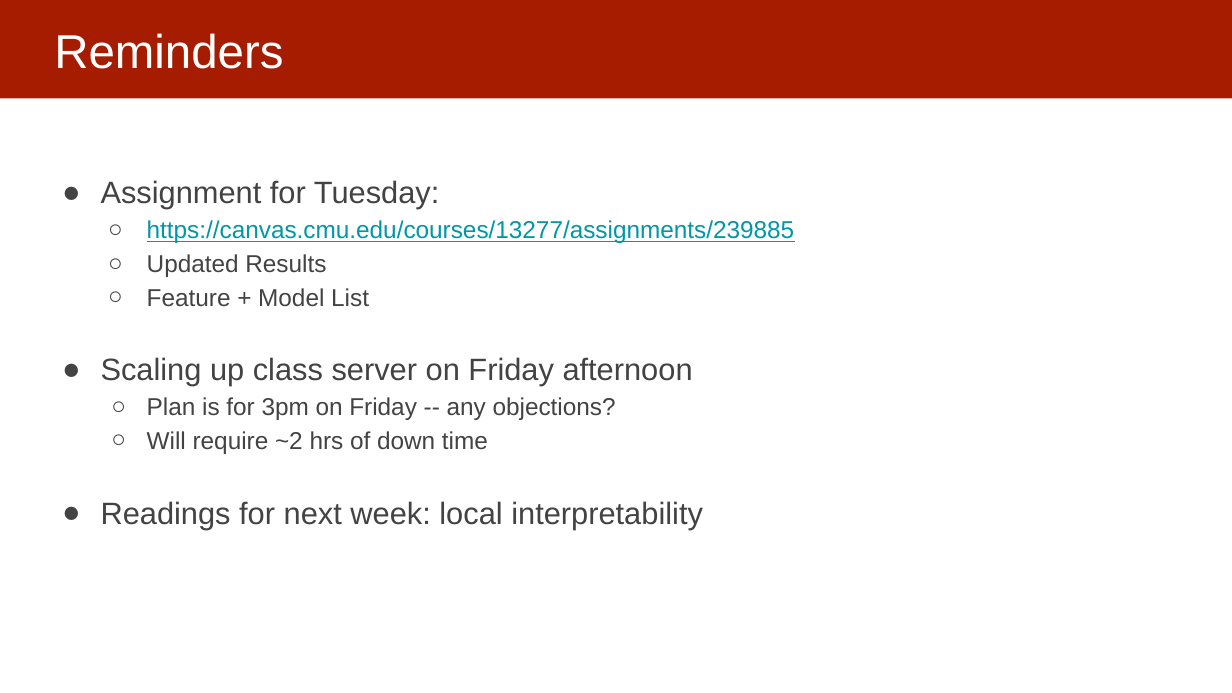
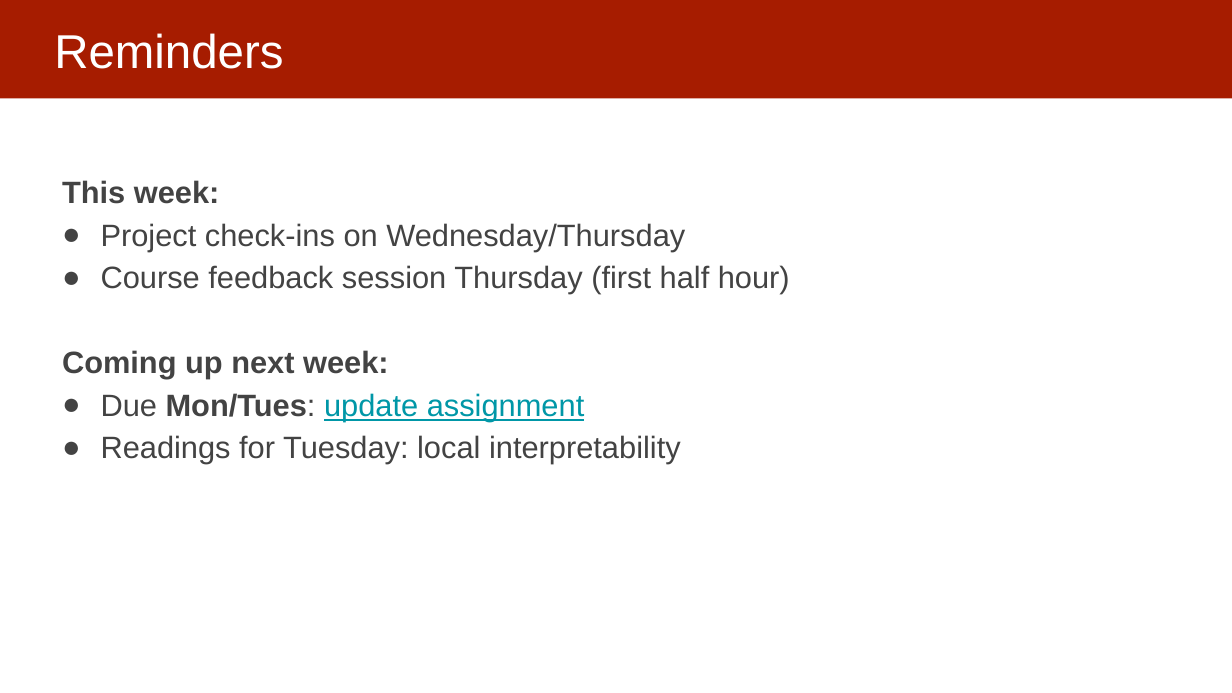
Before and after one commit to dssg/mlforpublicpolicylab, a slide deck: slide 3 of 10 - Model Interpretability Pt 1/Interpretability part 1.pptx. Drawn at 1232x693 pixels with LibreOffice and Linux fonts; fonts in the diff are those of the drawing. Boxes give left, top, right and bottom in pixels: in the first picture for what was removed or moved away, otherwise in the second. Text is boxed around its words. In the diff, an @@ line names an element or a change of style, - is before the commit and + after.

Commit message:
first pass at interpretability I slides

```diff
--- a/10 - Model Interpretability Pt 1/Interpretability part 1.pptx
+++ b/10 - Model Interpretability Pt 1/Interpretability part 1.pptx
@@ text at bbox=[62, 180, 790, 464]: text changed; size 19 to 24 pt @@
-● Assignment for Tuesday:
-  ○ https://canvas.cmu.edu/courses/13277/assignments/239885
-  ○ Updated Results
-  ○ Feature + Model List
-● Scaling up class server on Friday afternoon
-  ○ Plan is for 3pm on Friday -- any objections?
-  ○ Will require ~2 hrs of down time
-● Readings for next week: local interpretability
+This week:
+● Project check-ins on Wednesday/Thursday
+● Course feedback session Thursday (first half hour)
+Coming up next week:
+● Due Mon/Tues: update assignment
+● Readings for Tuesday: local interpretability
```
Also in this commit, not shown: 5 other slides changed, 3 slides added, 1 slide removed.
